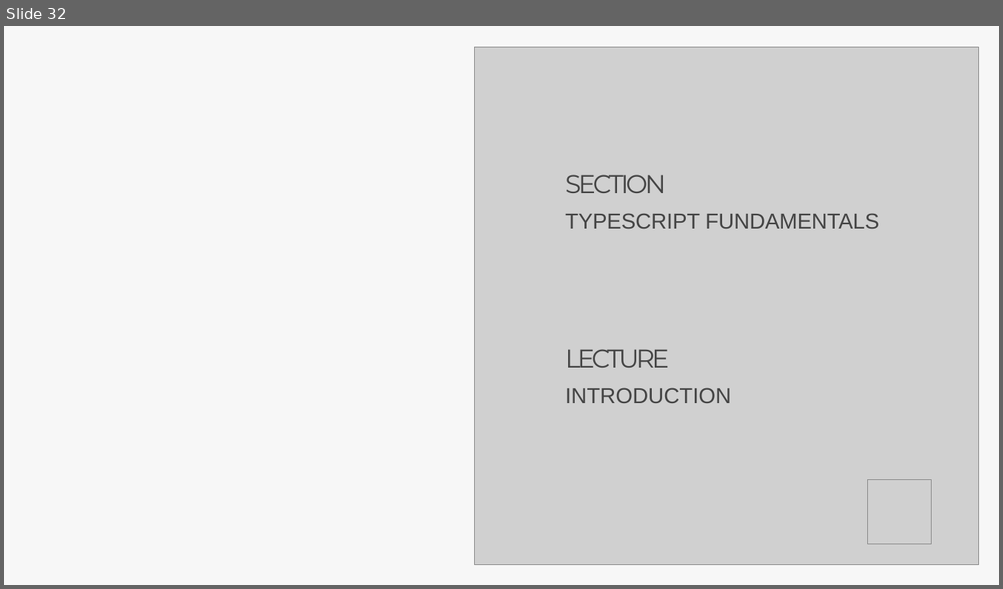
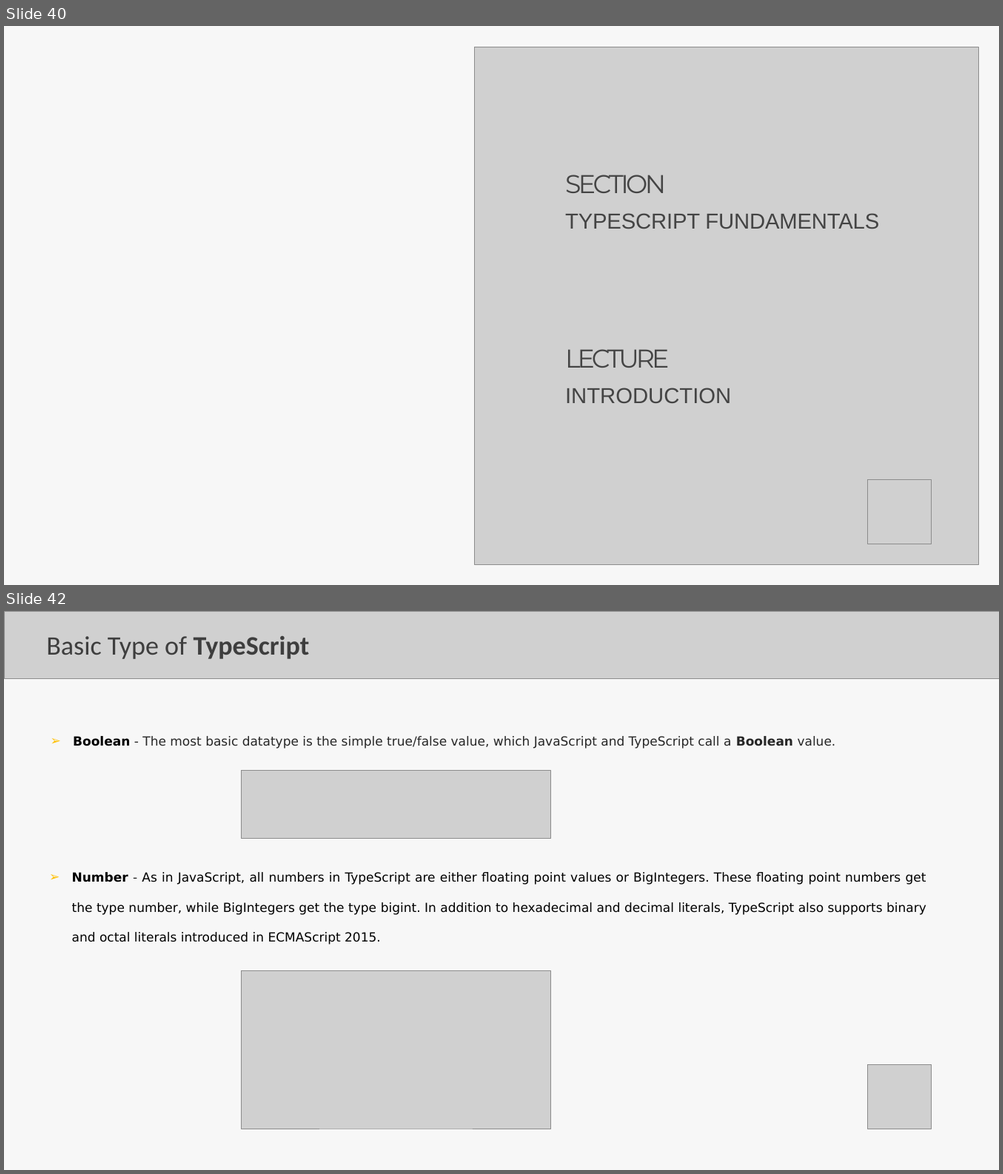
Before and after one commit to Aravindanchellam/UI-UX-Resources, a slide deck: Lecture_JS_TS.pptx. Shown one above the other, each under a label of ours: slide 32 before the commit, slides 40 and 42 after it; the slides between them are not shown. The pictures are 1003x589 and 1003x1174 pixels, drawn with LibreOffice and Linux fonts; fonts in the diff are those of the drawing; grey boxes stand for pictures. Boxes give left, top, right and bottom in pixels: in the first picture for what was removed or moved away, otherwise in the second. Text is boxed around its words. In the diff, an @@ line names an element or a change of style, - is before the commit and + after.

```diff
--- a/Lecture_JS_TS.pptx
+++ b/Lecture_JS_TS.pptx
@@ slide 42 added at <box>4,611,999,1170</box>, background #FFFFFF; not listed: 1 template element that a slide beside it also shows @@
@@ picture added at <box>4,611,999,678</box> @@
@@ text added at <box>46,636,310,659</box>, 42.5 pt, text #3E3E3E @@
+Basic Type of TypeScript
@@ text added at <box>73,736,836,749</box>, 20 pt, text #262626 @@
+  ➢ Boolean - The most basic datatype is the simple true/false value, which JavaScript and TypeScript call a Boolean value.
@@ picture added at <box>241,770,550,838</box> @@
@@ text added at <box>72,872,926,945</box>, 20 pt, text #000000 @@
+  ➢ Number - As in JavaScript, all numbers in TypeScript are either floating point values or BigIntegers. These floating point numbers get the type number, while BigIntegers get the type bigint. In addition to hexadecimal and decimal literals, TypeScript also supports binary and octal literals introduced in ECMAScript 2015.
@@ picture added at <box>241,971,550,1129</box> @@
@@ picture added at <box>867,1065,931,1129</box> @@
@@ what was slide 32 is now slide 40 @@
```
Also in this commit, not shown: 5 slides changed, 16 other slides added, 1 slide removed, 1 other file.
